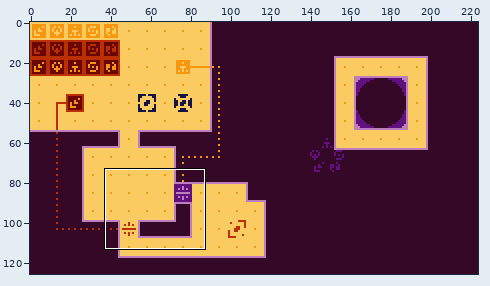
Edited in one commit: pixel-art file (assets/mockup.aseprite). The first picture is a wide view before the edit; the outline marks the close-up.
Close-up. First the earlier version:
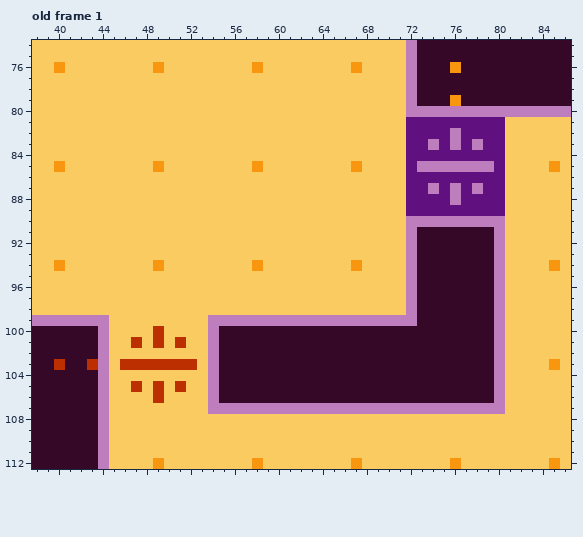
224x126 pixels, 81 frames. Shown: old frame 1: x 38..86, y 74..112. The commit also changed other frames or places, which this record leaves out.
The same view after the edit:
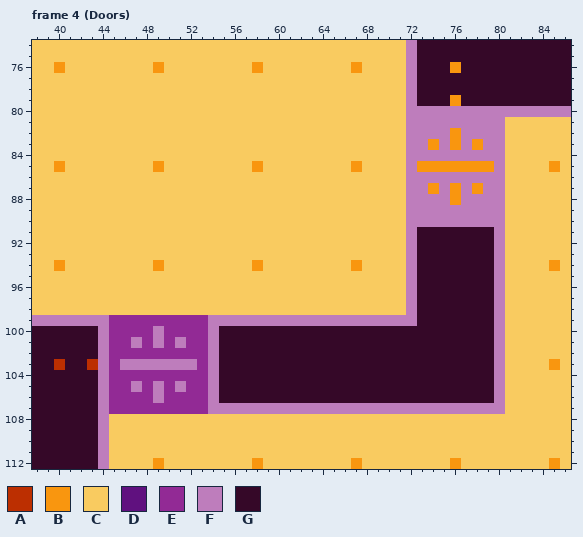
Palette (. is transparent): A #bc2f01  B #f9960f  C #f9cb60  D #60117f  E #922a95  F #be7dbc  G #350828
A new or re-ordered frame is compared with the old frame closest to it.
Author's note on the commit: Juice up doors
The edit:
frames 81 -> 85
Changed rows in their new state; - is an unchanged pixel.
Frame 4 (Doors) is new; against old frame 1, layer "Static":
first column x 72:
 81 FFFFFFFFF
 82 FFFFBFFFF
 83 FFBFBFBFF
 84 FFFFFFFFF
 85 FBBBBBBBF
 86 FFFFFFFFF
 87 FFBFBFBFF
 88 FFFFBFFFF
 89 FFFFFFFFF
first column x 45:
 99 EEEEEEEEE
100 EEEEFEEEE
101 EEFEFEFEE
102 EEEEEEEEE
103 EFFFFFFFE
104 EEEEEEEEE
105 EEFEFEFEE
106 EEEEFEEEE
107 EEEEEEEEE
